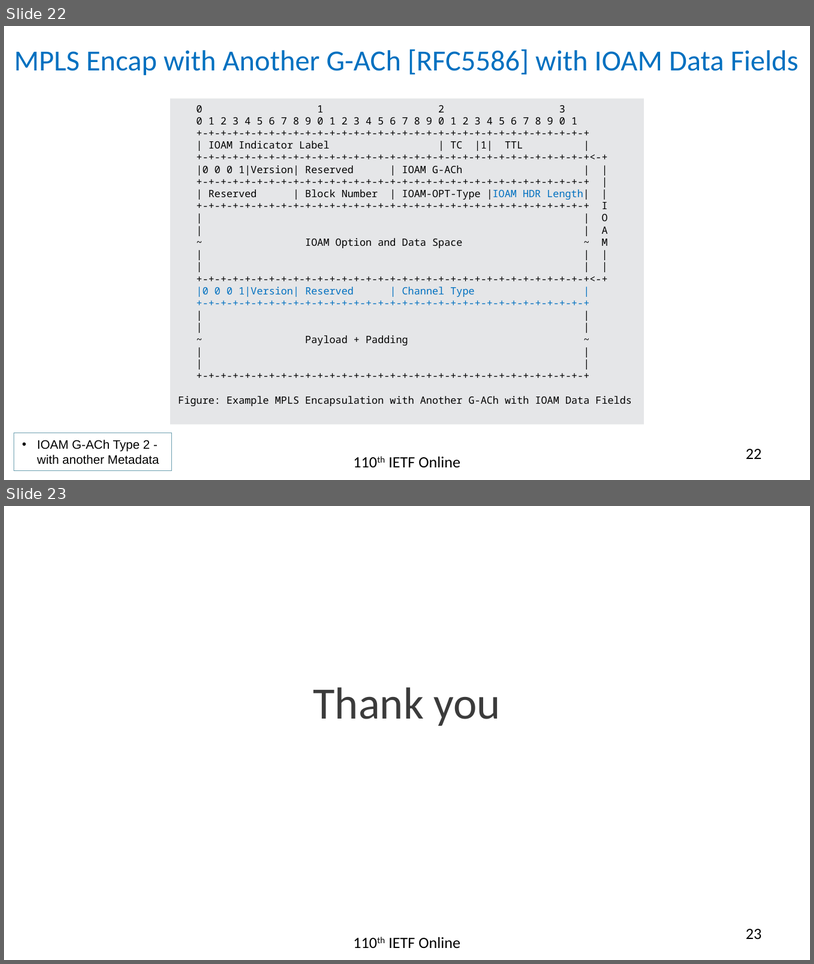
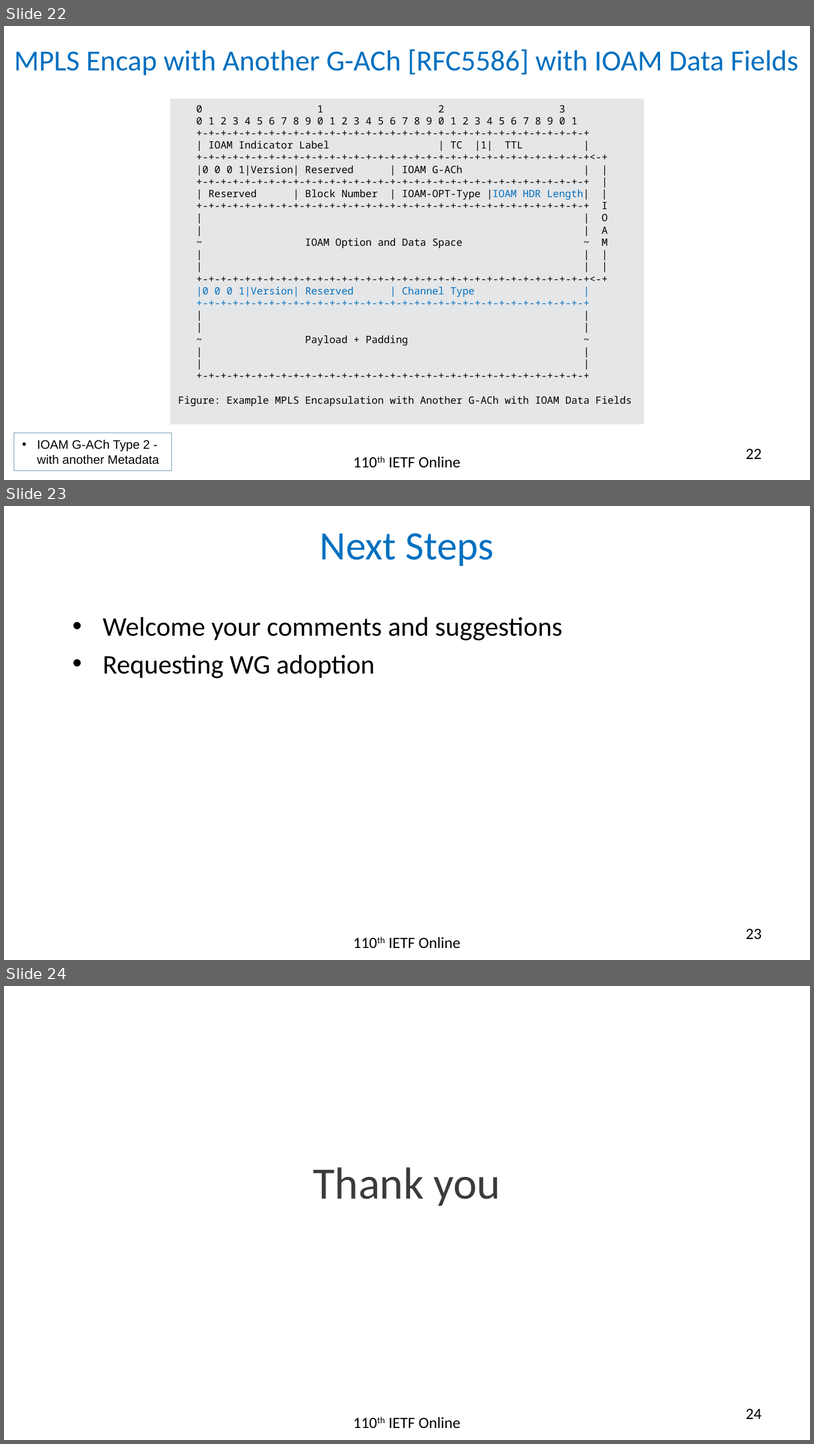
Before and after one commit to rakgandhi/ietf-slides, a slide deck: draft-gandhi-mpls-ioam-sr-06.pptx. Shown one above the other, each under a label of ours: slides 22 and 23 before the commit, slides 22, 23 and 24 after it. The pictures are 814x964 and 814x1444 pixels, drawn with LibreOffice and Linux fonts; fonts in the diff are those of the drawing. Boxes give left, top, right and bottom in pixels: in the first picture for what was removed or moved away, otherwise in the second. Text is boxed around its words. In the diff, an @@ line names an element or a change of style, - is before the commit and + after.

```diff
--- a/draft-gandhi-mpls-ioam-sr-06.pptx
+++ b/draft-gandhi-mpls-ioam-sr-06.pptx
@@ slide 23 added at <box>4,506,810,960</box>, background #FFFFFF @@
@@ title added at <box>320,533,494,566</box>, 36 pt, text #0070C0 @@
+Next Steps
@@ text added at <box>103,617,563,678</box>, 24 pt, text #000000 @@
+• Welcome your comments and suggestions
+• Requesting WG adoption
@@ text added at <box>389,937,461,948</box>, 14 pt, text #000000 @@
+110th IETF Online
@@ page number added at <box>746,928,762,939</box>, 14 pt, text #000000 @@
+23
@@ what was slide 23 is now slide 24 @@
@@ page number at <box>746,1408,762,1419</box>: text changed @@
-23
+24
```
Also in this commit, not shown: 1 other file.
